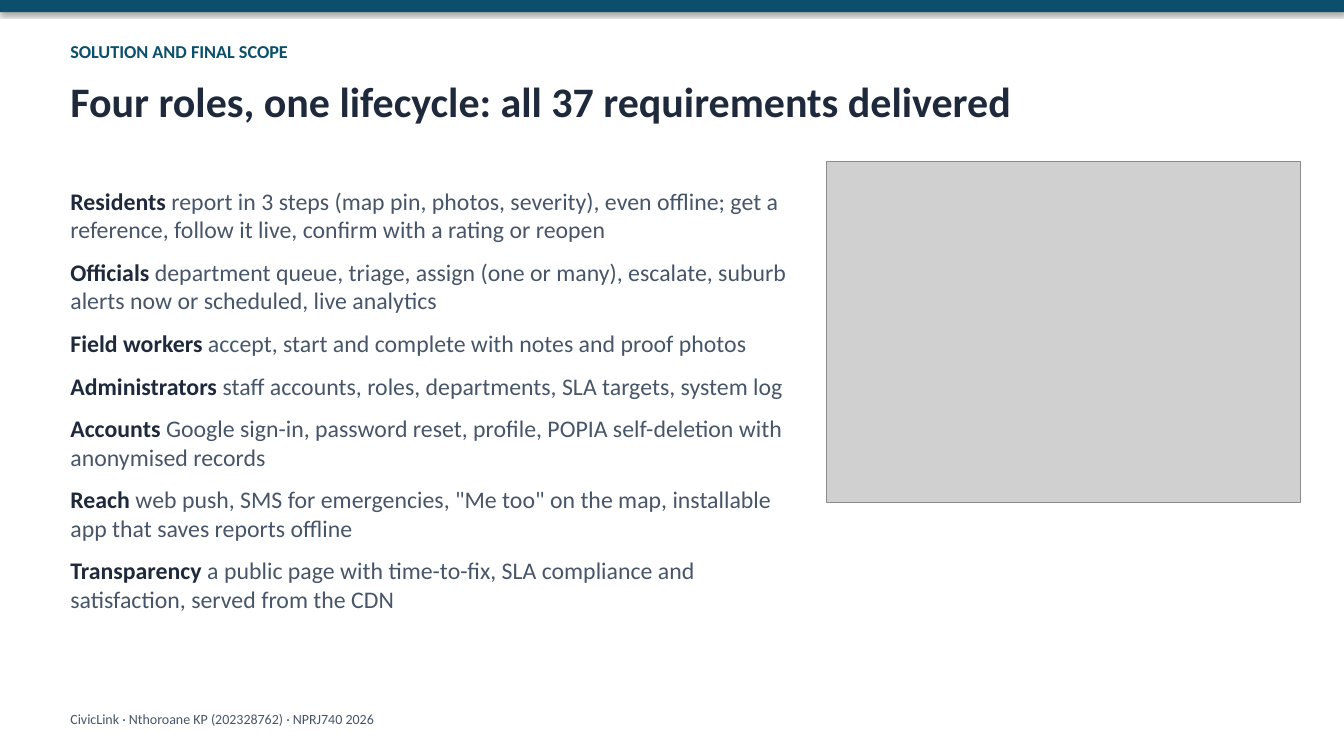
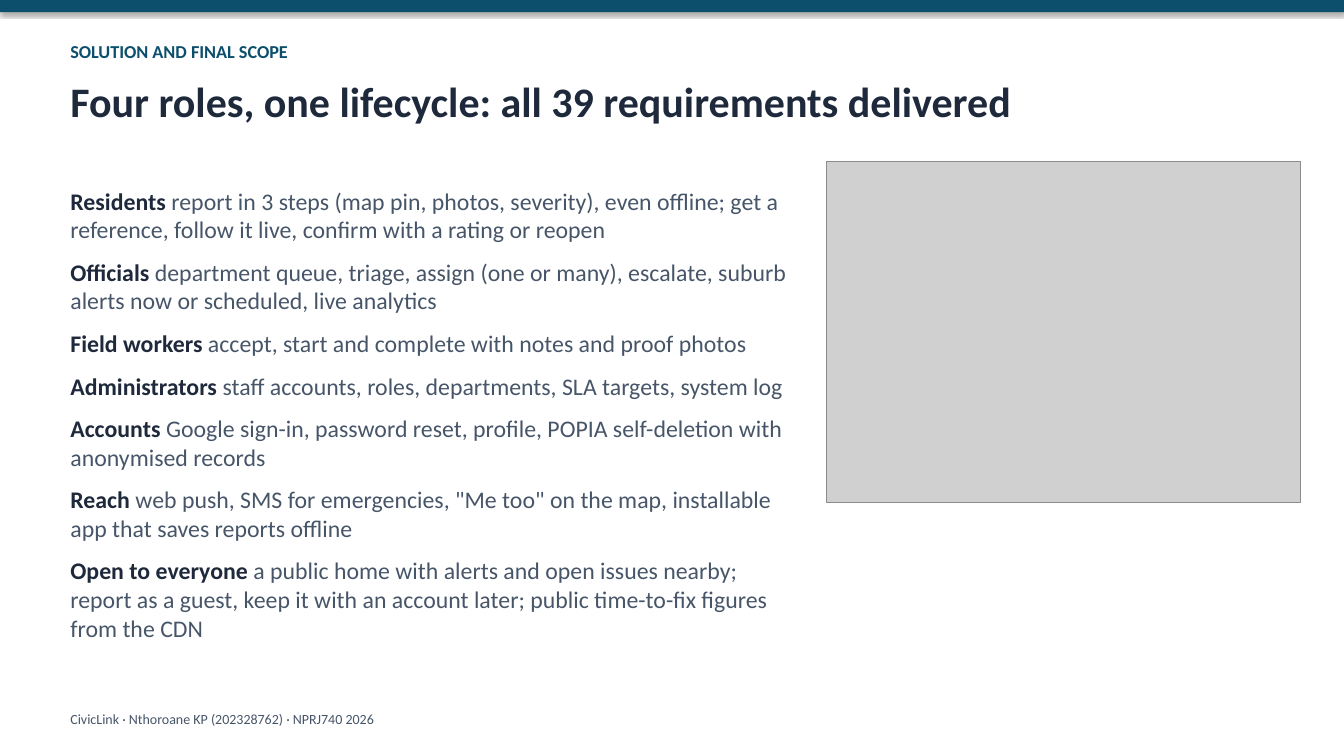
Before and after one commit to altechemist/civiclink, a slide deck: slide 2 of docs/presentation/CivicLink_Presentation.pptx. Drawn at 1344x756 pixels with LibreOffice and Linux fonts; fonts in the diff are those of the drawing; grey boxes stand for pictures. Boxes give left, top, right and bottom in pixels: in the first picture for what was removed or moved away, otherwise in the second. Text is boxed around its words. In the diff, an @@ line names an element or a change of style, - is before the commit and + after.

```diff
--- a/docs/presentation/CivicLink_Presentation.pptx
+++ b/docs/presentation/CivicLink_Presentation.pptx
@@ text at bbox=[70, 87, 1011, 124]: text changed @@
-Four roles, one lifecycle: all 37 requirements delivered
+Four roles, one lifecycle: all 39 requirements delivered
@@ text at bbox=[70, 562, 767, 637]: text changed @@
-Transparency a public page with time-to-fix, SLA compliance and satisfaction, served from the CDN
+Open to everyone a public home with alerts and open issues nearby; report as a guest, keep it with an account later; public time-to-fix figures from the CDN
```
Also in this commit, not shown: 2 other slides changed, 3 other files.
